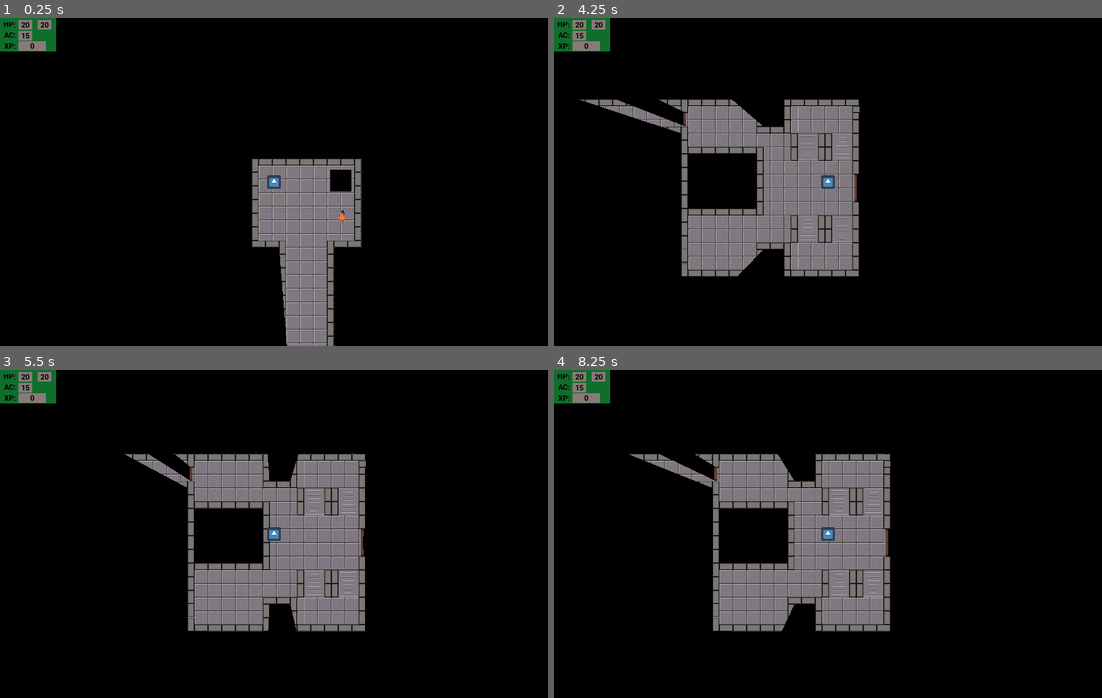
Above: before the commit, frames 1-4 (two rows, left to right).
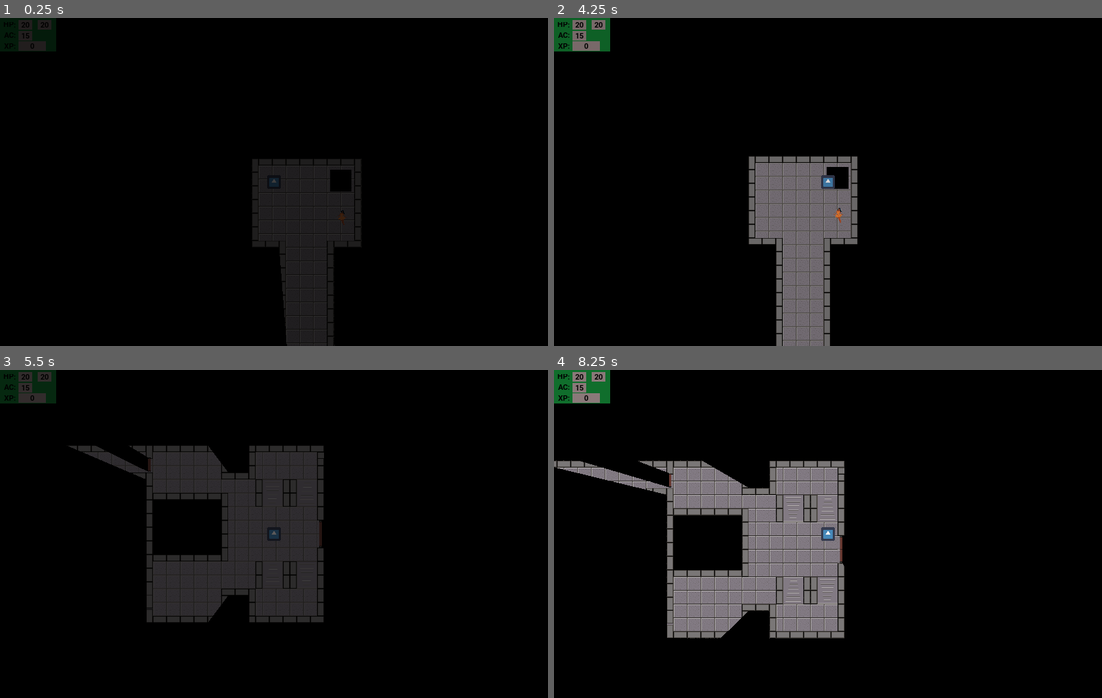
Above: after the commit, the same moments.

Repository: crpalmer/tile-game
Game: Godot game, scene res://GameEngine/Main.tscn
Two runs of this game, one before a commit and one after it. Both use one fixed random seed, a clock stepped at 60 frames per second and the inputs below. The engine's default icon, where the game draws it, is replaced by a stand-in: a white triangle on a blue panel in a dark square.
Inputs (mouse positions are in pixels of both pictures, inside the frame that each line leads up to):
- Up to frame 1 (0.25 s): no input
- Up to frame 2 (4.25 s): hold Right (right) 0.53-1.28 s; tap U (use) at 0.6, 1.55, 2.1, 3.6 s; hold Down (down) 1.28-2.03 s; tap A (attack) at 1.35 s; hold Right (right) 2.03-2.75 s; click (838, 326) at 2.77 s; type "Alex" at 2.85 s; tap Enter at 3.5 s; hold Up (up) from 3.53 s (still down)
- Up to frame 3 (5.5 s): release Up (up) at 4.28 s; hold A (attack) 4.28-5.03 s; hold Left (left) from 4.28 s (still down); tap U (use) at 4.55, 5.1 s
- Up to frame 4 (8.25 s): release Left (left) at 5.78 s; hold Down (down) 5.78-6.53 s; tap U (use) at 5.85, 6.8, 7.35, 8.1 s; hold Right (right) 6.53-7.28 s; tap A (attack) at 6.6 s; hold Up (up) 7.28-8.03 s; hold Right (right) from 8.03 s (still down)

The runs differ from the first frame. In frame 1, 8.7% of the frame differs, in the area x 0-66%, y 0-100%; in frame 2, 14%; in frame 3, 20%, in the area x 0-67%, y 0-80%; in frame 4, 16%.

Commit message:
Add fade in/out on scene changes

Diff:
--- a/GameEngine/Actors/Player.tscn
+++ b/GameEngine/Actors/Player.tscn
@@ -7,6 +7,21 @@
 [ext_resource path="res://GameEngine/Actors/Player.gd" type="Script" id=5]
 
 [sub_resource type="CircleShape2D" id=1]
+
+[sub_resource type="Animation" id=2]
+resource_name = "Fade"
+tracks/0/type = "value"
+tracks/0/path = NodePath(".:modulate")
+tracks/0/interp = 1
+tracks/0/loop_wrap = true
+tracks/0/imported = false
+tracks/0/enabled = true
+tracks/0/keys = {
+"times": PoolRealArray( 0, 0.5 ),
+"transitions": PoolRealArray( 1, 1 ),
+"update": 0,
+"values": [ Color( 0, 0, 0, 1 ), Color( 1, 1, 1, 1 ) ]
+}
 
 [node name="Player" instance=ExtResource( 3 )]
 z_index = 1
@@ -23,6 +38,7 @@
 xp_value = 0
 
 [node name="Camera2D" type="Camera2D" parent="." index="0"]
+modulate = Color( 0, 0, 0, 1 )
 current = true
 
 [node name="HUD" parent="Camera2D" index="0" instance=ExtResource( 4 )]
@@ -41,3 +57,12 @@
 
 [node name="CloseArea" parent="." index="5"]
 position = Vector2( 1, 0 )
+
+[node name="Fade" type="ColorRect" parent="." index="9"]
+modulate = Color( 0, 0, 0, 1 )
+anchor_right = 1.0
+anchor_bottom = 1.0
+color = Color( 0, 0, 0, 1 )
+
+[node name="AnimationPlayer" type="AnimationPlayer" parent="Fade" index="0"]
+anims/Fade = SubResource( 2 )
--- a/GameEngine/GameState.gd
+++ b/GameEngine/GameState.gd
@@ -3,7 +3,6 @@
 var object_state = {}
 var player
 var paused = false
-var place_player_at
 
 func get(object_name:String, element_name = null):
 	if not object_state.has(object_name):
@@ -21,15 +20,24 @@
 	paused = false
 
 func enter_scene(scene:String, entry_point:String):
+	if not player: player = load("res://GameEngine/Actors/Player.tscn").instance()
+	else:
+		var fade = player.get_node("Camera2D/HUD/Fade")
+		var anim:AnimationPlayer = fade.get_node("AnimationPlayer")
+		anim.play("Fade")
+		print("anim1 start")
+		yield(anim, "animation_finished")
+		print("anim1 finish")
+
 	get_tree().current_scene.remove_child(player)
 	get_tree().change_scene(scene)
-	place_player_at = entry_point
 
-func _process(_delta):
-	if place_player_at:
-		var scene = get_tree().current_scene
-		var entry_node = scene.get_node(place_player_at)
-		player.position = entry_node.position
-		scene.add_child(player)
-		player.enter_current_scene()
-		place_player_at = null
+	yield(get_tree(), "idle_frame")
+
+	var anim:AnimationPlayer = player.get_node("Camera2D/HUD/Fade/AnimationPlayer")
+	var scene_node = get_tree().current_scene
+	var entry_node = scene_node.get_node(entry_point)
+	player.position = entry_node.position
+	scene_node.add_child(player)
+	player.enter_current_scene()
+	anim.play_backwards("Fade")
--- a/GameEngine/HUD/HUD.tscn
+++ b/GameEngine/HUD/HUD.tscn
@@ -11,6 +11,21 @@
 
 [sub_resource type="DynamicFont" id=1]
 font_data = ExtResource( 2 )
+
+[sub_resource type="Animation" id=3]
+resource_name = "Fade"
+tracks/0/type = "value"
+tracks/0/path = NodePath(".:modulate")
+tracks/0/interp = 1
+tracks/0/loop_wrap = true
+tracks/0/imported = false
+tracks/0/enabled = true
+tracks/0/keys = {
+"times": PoolRealArray( 0, 1 ),
+"transitions": PoolRealArray( 1, 1 ),
+"update": 0,
+"values": [ Color( 1, 1, 1, 0 ), Color( 1, 1, 1, 1 ) ]
+}
 
 [node name="HUD" type="CanvasLayer"]
 script = ExtResource( 4 )
@@ -136,4 +151,14 @@
 
 [node name="Timer" type="Timer" parent="Messages"]
 
+[node name="Fade" type="ColorRect" parent="."]
+modulate = Color( 1, 1, 1, 0 )
+anchor_right = 1.0
+anchor_bottom = 1.0
+mouse_filter = 2
+color = Color( 0, 0, 0, 1 )
+
+[node name="AnimationPlayer" type="AnimationPlayer" parent="Fade"]
+anims/Fade = SubResource( 3 )
+
 [connection signal="timeout" from="Messages/Timer" to="Messages" method="_on_Timer_timeout"]
--- a/GameEngine/Main.gd
+++ b/GameEngine/Main.gd
@@ -4,6 +4,4 @@
 export var entry_point:String
 
 func _ready():
-	GameState.player = $Player
 	GameState.enter_scene(scene, entry_point)
-	var level = load(filename)
--- a/GameEngine/Main.tscn
+++ b/GameEngine/Main.tscn
@@ -1,11 +1,8 @@
-[gd_scene load_steps=3 format=2]
+[gd_scene load_steps=2 format=2]
 
 [ext_resource path="res://GameEngine/Main.gd" type="Script" id=1]
-[ext_resource path="res://GameEngine/Actors/Player.tscn" type="PackedScene" id=2]
 
 [node name="Main" type="Node2D"]
 script = ExtResource( 1 )
 scene = "res://Dungeon/Dungeon.tscn"
 entry_point = "entrance"
-
-[node name="Player" parent="." instance=ExtResource( 2 )]
Not shown: 1 places in GameEngine/Actors/Player.tscn that only renumber resources
Not shown: 1 places in GameEngine/HUD/HUD.tscn that only renumber resources
